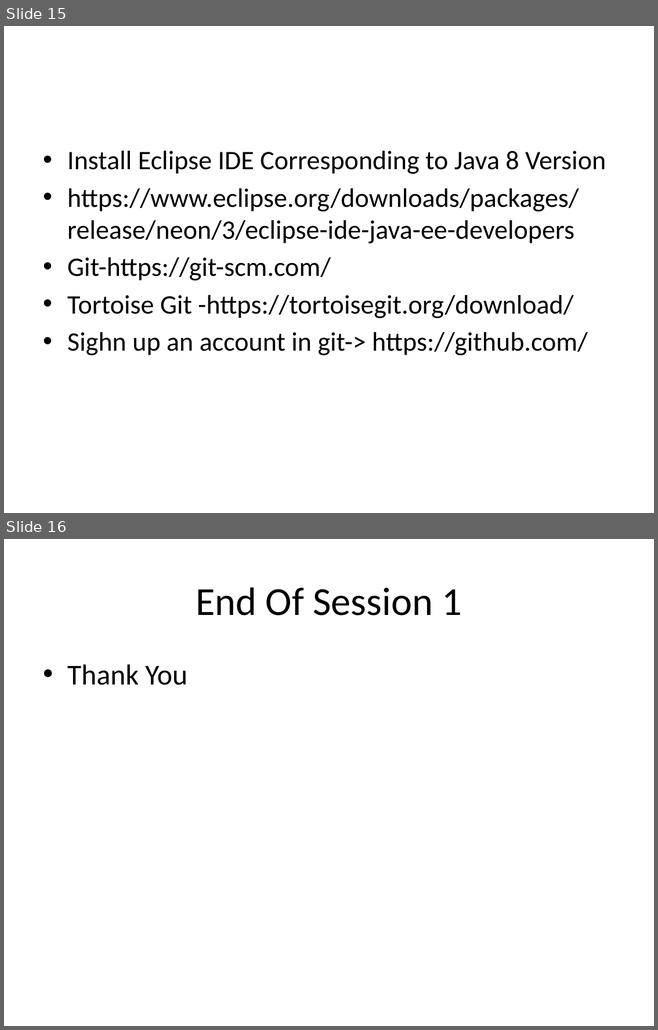
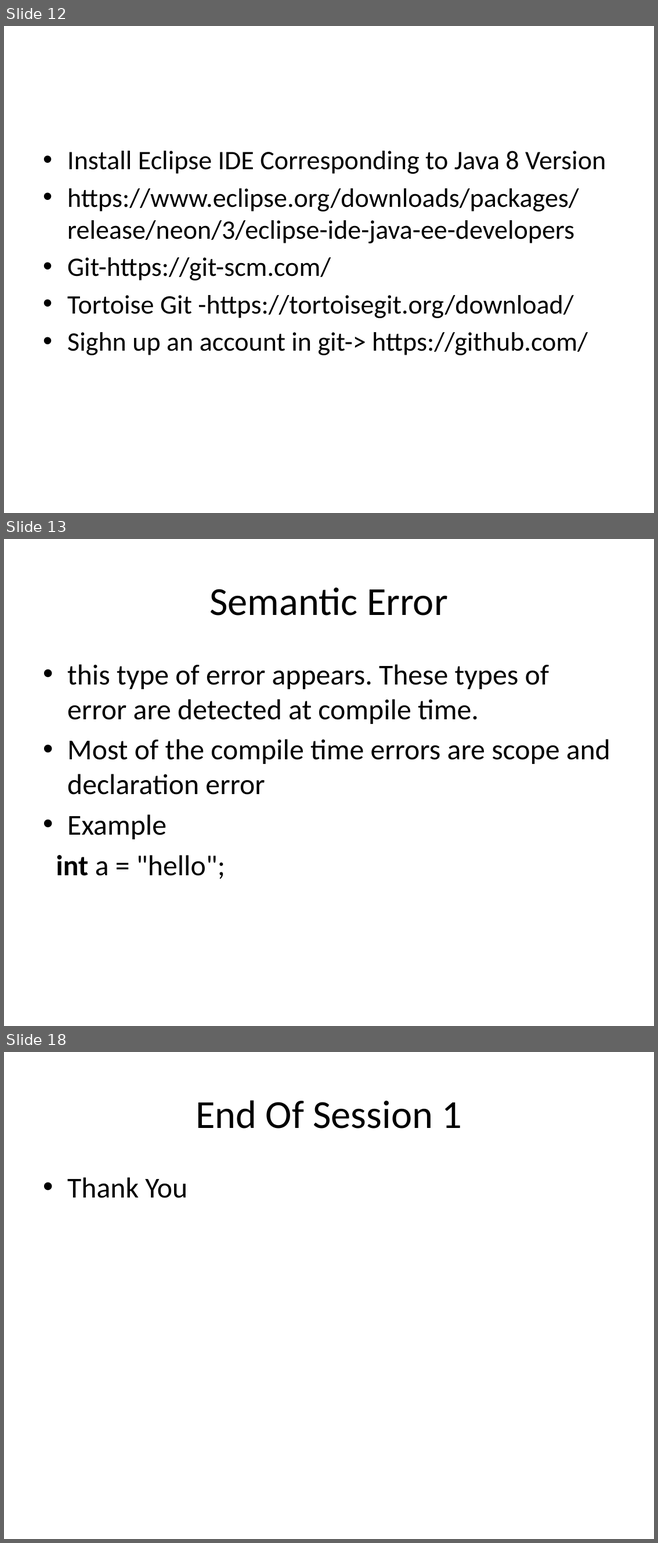
Before and after one commit to BesantJ2ee/JavaCourse, a slide deck: Module_2/Module_2_Introduction_To_Java_Programming _Language.pptx. Shown one above the other, each under a label of ours: slides 15 and 16 before the commit, slides 12, 13 and 18 after it; the slides between them are not shown. The pictures are 658x1030 and 658x1543 pixels, drawn with LibreOffice and Linux fonts; fonts in the diff are those of the drawing. Boxes give left, top, right and bottom in pixels: in the first picture for what was removed or moved away, otherwise in the second. Text is boxed around its words. In the diff, an @@ line names an element or a change of style, - is before the commit and + after.

```diff
--- a/Module_2/Module_2_Introduction_To_Java_Programming _Language.pptx
+++ b/Module_2/Module_2_Introduction_To_Java_Programming _Language.pptx
@@ slide 13 added at (x1=4, y1=539, x2=654, y2=1026), background #FFFFFF @@
@@ title added at (x1=209, y1=587, x2=448, y2=616), 44 pt, text #000000 @@
+Semantic Error
@@ text added at (x1=56, y1=664, x2=610, y2=879), 32 pt, text #000000 @@
+• this type of error appears. These types of error are detected at compile time.
+• Most of the compile time errors are scope and declaration error
+• Example
+int a = "hello";
@@ what was slide 15 is now slide 12 @@
@@ what was slide 16 is now slide 18 @@
```
Also in this commit, not shown: 1 slide changed, 3 other slides added, 2 slides removed.
